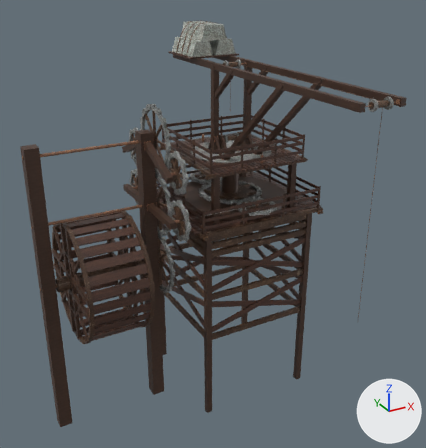
The FBX model models/waterCrane.fbx: old version first, new version second.
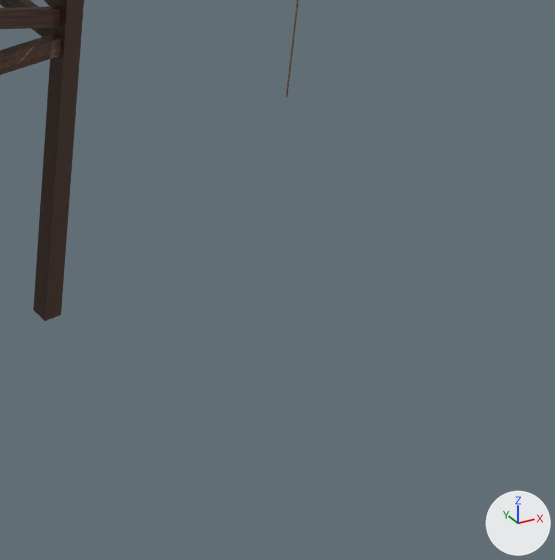
There are two pictures of each version: one whole from a camera (50 mm lens) standing at (-5.15, -17.17, 12.06) and looking at (3.18, -2.01, 4.48), one close up on the part from 67% to 100% of the width and 66% to 98% of the height. The axes (+X, +Y, +Z) are drawn at lower right. The lights are the same throughout. Objects named as collision shapes, trigger or cutter boxes, shadow casters or lower levels of detail are left out. Where no turn or scale is listed for an object, it has been applied to the vertices.
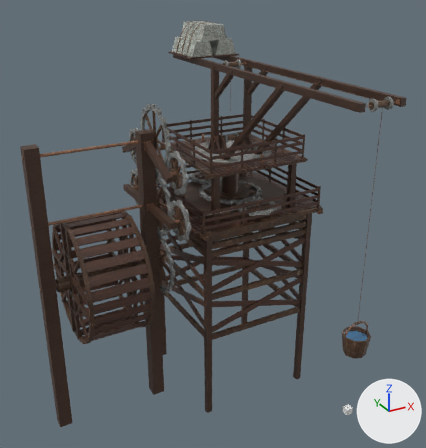
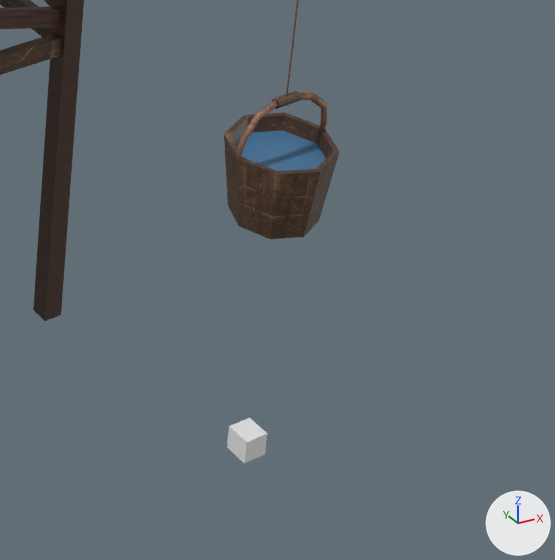
Commit message: bucket motion

Pixel boxes (x1, y1, x2, y2) of what changed, in the close-ups (555 x 560 px):
'BucketMain', added (brown)
    after: (224, 112, 339, 239)
'BucketWater', added (blue)
    after: (235, 131, 326, 171)
'WaterLevelMark', added
    after: (227, 418, 267, 463)
'BucketHandle', added (brown)
    after: (236, 92, 327, 159)
'BucketRope', added
    after: (272, 91, 301, 109)

What changed in the scene script:
```text
Add mat_material_water:
    mat_material_water = principled_material('Material.Water')
    mat_material_water.base_color = (0.0629, 0.18, 0.336)  # blue #47769d
Add mat_material_transparent:
    mat_material_transparent = principled_material('Material.Transparent')
    mat_material_transparent.base_color = (0.8, 0.8, 0.8)  # white #e7e7e7
Add me_cylinder_106:
    me_cylinder_106.from_pydata(...)  # a 16-sided cylinder along x spanning x -0.1..0.1, y -0.036..0.036, z -0.036..0.036
    me_cylinder_106.materials.append(mat_material_ropebrown)  # picture img_ropebrown_jpg
Add me_beziercurve:
    me_beziercurve.from_pydata(...)  # 40 vertices, 36 faces; spans x -0.418..0.417, y -0.03..0.03, z -0.059..0.392
    me_beziercurve.materials.append(mat_material_metalrusty)  # picture img_metalrusty_png
Add me_circle:
    me_circle.from_pydata(...)  # 32 vertices, 33 faces; spans x -0.4..0.4, y -0.4..0.4, z -0.6..0.0
    me_circle.materials.append(mat_material_woodbrownworn)  # picture img_woodbrownworn_png
Add me_circle_001:
    me_circle_001.from_pydata([(0.244, 0.244, -0.12), (0.346, 0.0, -0.12), (0.0, 0.346, -0.12), (-0.244, 0.244, -0.12), (-0.346, 0.0, -0.12), (-0.244, -0.244, -0.12), (0.0, -0.346, -0.12), (0.244, -0.244, -0.12)], [], [(7, 1, 0, 2, 3, 4, 5, 6)])
    me_circle_001.materials.append(mat_material_water)  # blue #47769d
Add me_cube_165:
    me_cube_165.from_pydata(...)  # a box spanning x -0.1..0.1, y -0.1..0.1, z -0.1..0.1
    me_cube_165.materials.append(mat_material_transparent)  # its picture is missing
Add ob_bucketrope:
    ob_bucketrope = bpy.data.objects.new('BucketRope', me_cylinder_106)
    ob_bucketrope.location = (5.0, -6.975, 3.023)
Add ob_buckethandle:
    ob_buckethandle = bpy.data.objects.new('BucketHandle', me_beziercurve)
    ob_buckethandle.location = (5.0, -6.975, 2.664)
Add ob_bucketmain:
    ob_bucketmain = bpy.data.objects.new('BucketMain', me_circle)
    ob_bucketmain.location = (5.0, -6.975, 2.664)
Add ob_bucketwater:
    ob_bucketwater = bpy.data.objects.new('BucketWater', me_circle_001)
    ob_bucketwater.location = (5.0, -6.975, 2.664)
Add ob_waterlevelmark:
    ob_waterlevelmark = bpy.data.objects.new('WaterLevelMark', me_cube_165)
    ob_waterlevelmark.location = (5.0, -6.975, 0.0)
```
